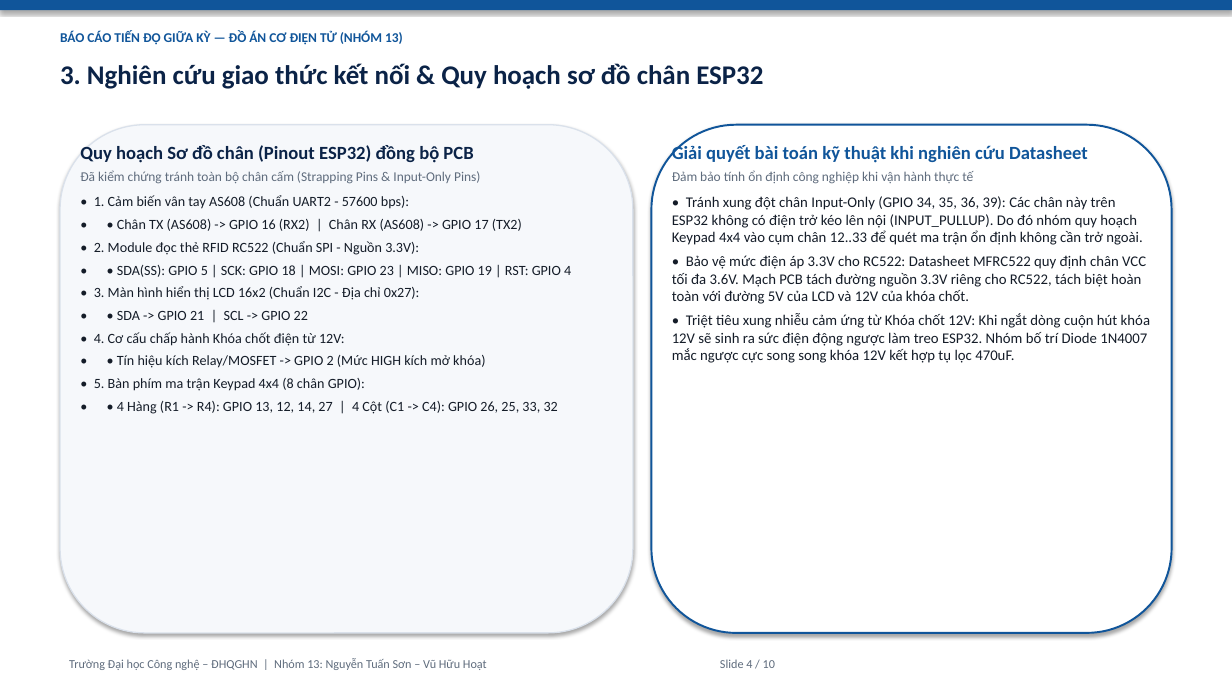
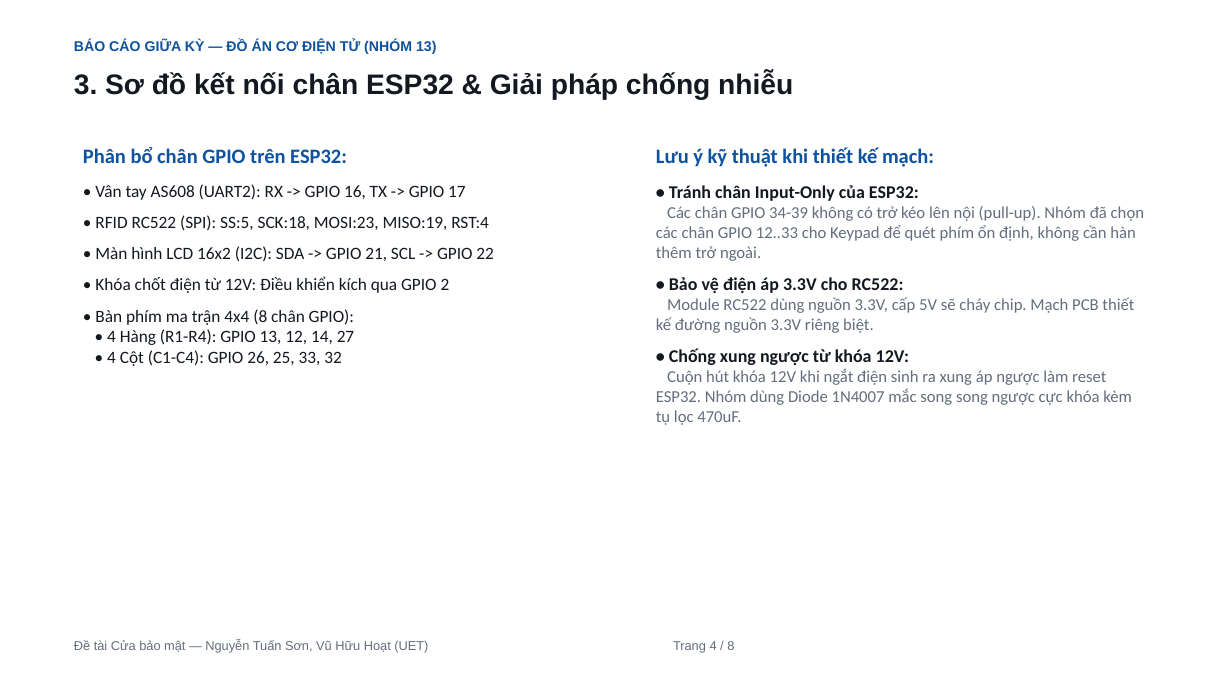
Before and after one commit to HoatVu25/BTL_Do_an_co_dien_tu, a slide deck: slide 4 of slide_baocao/BaoCao_GiuaKy_Nhom13.pptx. Drawn at 1232x693 pixels with LibreOffice and Linux fonts; fonts in the diff are those of the drawing. Boxes give left, top, right and bottom in pixels: in the first picture for what was removed or moved away, otherwise in the second. Text is boxed around its words. In the diff, an @@ line names an element or a change of style, - is before the commit and + after.

```diff
--- a/slide_baocao/BaoCao_GiuaKy_Nhom13.pptx
+++ b/slide_baocao/BaoCao_GiuaKy_Nhom13.pptx
@@ rectangle removed at [0, 0, 1232, 10] @@
@@ text at [74, 39, 436, 54]: text changed; size 10.5 to 11 pt; font Calibri to Arial; text colour #10559A to #0E52A0 @@
-BÁO CÁO TIẾN ĐỘ GIỮA KỲ — ĐỒ ÁN CƠ ĐIỆN TỬ (NHÓM 13)
+BÁO CÁO GIỮA KỲ — ĐỒ ÁN CƠ ĐIỆN TỬ (NHÓM 13)
@@ text at [74, 72, 793, 100]: text changed; size 21 to 22 pt; font Calibri to Arial; text colour #0B2347 to #141821 @@
-3. Nghiên cứu giao thức kết nối & Quy hoạch sơ đồ chân ESP32
+3. Sơ đồ kết nối chân ESP32 & Giải pháp chống nhiễu
@@ rounded rectangle removed at [60, 125, 633, 633] @@
@@ text at [83, 147, 493, 366]: text changed; size 11 to 13.5 pt; text colour #141C28 to #141821 @@
-Quy hoạch Sơ đồ chân (Pinout ESP32) đồng bộ PCB
-Đã kiểm chứng tránh toàn bộ chân cấm (Strapping Pins & Input-Only Pins)
-• 1. Cảm biến vân tay AS608 (Chuẩn UART2 - 57600 bps):
-• • Chân TX (AS608) -> GPIO 16 (RX2) | Chân RX (AS608) -> GPIO 17 (TX2)
-• 2. Module đọc thẻ RFID RC522 (Chuẩn SPI - Nguồn 3.3V):
-• • SDA(SS): GPIO 5 | SCK: GPIO 18 | MOSI: GPIO 23 | MISO: GPIO 19 | RST: GPIO 4
-• 3. Màn hình hiển thị LCD 16x2 (Chuẩn I2C - Địa chỉ 0x27):
-• • SDA -> GPIO 21 | SCL -> GPIO 22
-• 4. Cơ cấu chấp hành Khóa chốt điện từ 12V:
-• • Tín hiệu kích Relay/MOSFET -> GPIO 2 (Mức HIGH kích mở khóa)
-• 5. Bàn phím ma trận Keypad 4x4 (8 chân GPIO):
-• • 4 Hàng (R1 -> R4): GPIO 13, 12, 14, 27 | 4 Cột (C1 -> C4): GPIO 26, 25, 33, 32
+Phân bổ chân GPIO trên ESP32:
+• Vân tay AS608 (UART2): RX -> GPIO 16, TX -> GPIO 17
+• RFID RC522 (SPI): SS:5, SCK:18, MOSI:23, MISO:19, RST:4
+• Màn hình LCD 16x2 (I2C): SDA -> GPIO 21, SCL -> GPIO 22
+• Khóa chốt điện từ 12V: Điều khiển kích qua GPIO 2
+• Bàn phím ma trận 4x4 (8 chân GPIO):
+• 4 Hàng (R1-R4): GPIO 13, 12, 14, 27
+• 4 Cột (C1-C4): GPIO 26, 25, 33, 32
@@ rounded rectangle removed at [652, 125, 1172, 633] @@
@@ text at [656, 147, 1144, 425]: text changed; size 11.5 to 13 pt; text colour #141C28 to #646E7D @@
-Giải quyết bài toán kỹ thuật khi nghiên cứu Datasheet
-Đảm bảo tính ổn định công nghiệp khi vận hành thực tế
-• Tránh xung đột chân Input-Only (GPIO 34, 35, 36, 39): Các chân này trên ESP32 không có điện trở kéo lên nội (INPUT_PULLUP). Do đó nhóm quy hoạch Keypad 4x4 vào cụm chân 12..33 để quét ma trận ổn định không cần trở ngoài.
-• Bảo vệ mức điện áp 3.3V cho RC522: Datasheet MFRC522 quy định chân VCC tối đa 3.6V. Mạch PCB tách đường nguồn 3.3V riêng cho RC522, tách biệt hoàn toàn với đường 5V của LCD và 12V của khóa chốt.
-• Triệt tiêu xung nhiễu cảm ứng từ Khóa chốt 12V: Khi ngắt dòng cuộn hút khóa 12V sẽ sinh ra sức điện động ngược làm treo ESP32. Nhóm bố trí Diode 1N4007 mắc ngược cực song song khóa 12V kết hợp tụ lọc 470uF.
+Lưu ý kỹ thuật khi thiết kế mạch:
+• Tránh chân Input-Only của ESP32:
+Các chân GPIO 34-39 không có trở kéo lên nội (pull-up). Nhóm đã chọn các chân GPIO 12..33 cho Keypad để quét phím ổn định, không cần hàn thêm trở ngoài.
+• Bảo vệ điện áp 3.3V cho RC522:
+Module RC522 dùng nguồn 3.3V, cấp 5V sẽ cháy chip. Mạch PCB thiết kế đường nguồn 3.3V riêng biệt.
+• Chống xung ngược từ khóa 12V:
+Cuộn hút khóa 12V khi ngắt điện sinh ra xung áp ngược làm reset ESP32. Nhóm dùng Diode 1N4007 mắc song song ngược cực khóa kèm tụ lọc 470uF.
@@ text at [74, 640, 734, 653]: text changed; size 9.5 to 10 pt; font Calibri to Arial; text colour #5F6C7D to #646E7D @@
-Trường Đại học Công nghệ – ĐHQGHN | Nhóm 13: Nguyễn Tuấn Sơn – Vũ Hữu Hoạt Slide 4 / 10
+Đề tài Cửa bảo mật — Nguyễn Tuấn Sơn, Vũ Hữu Hoạt (UET) Trang 4 / 8
```
Also in this commit, not shown: 3 other slides changed, 4 slides added, 6 slides removed, 2 other files.
